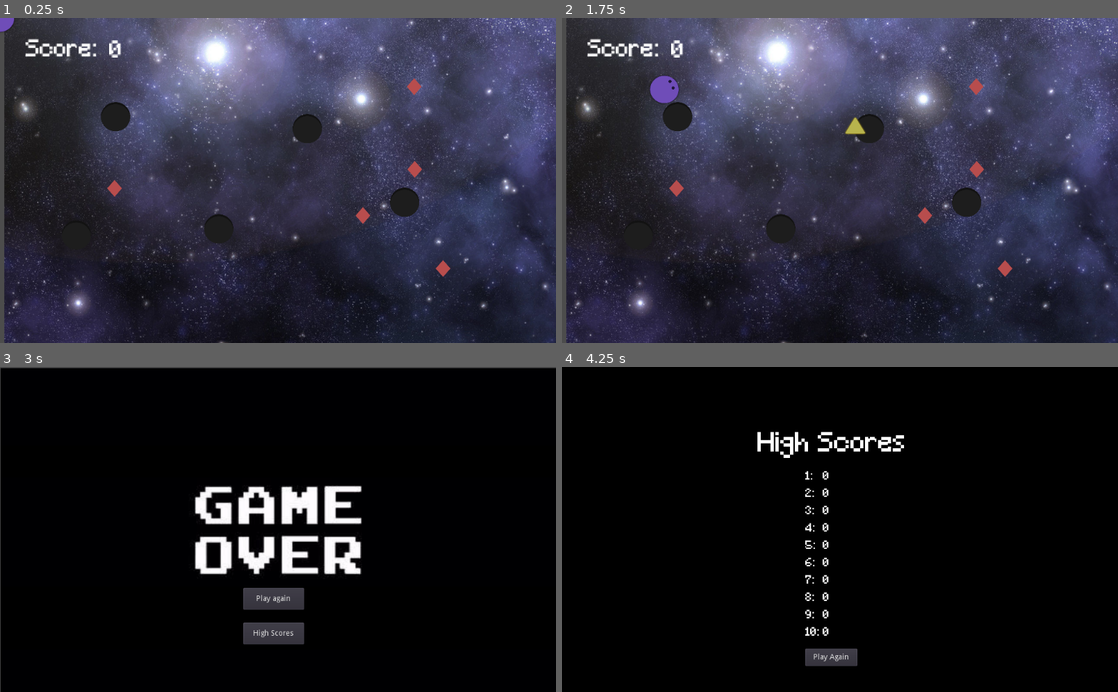
Above: before the commit, frames 1-4 (two rows, left to right).
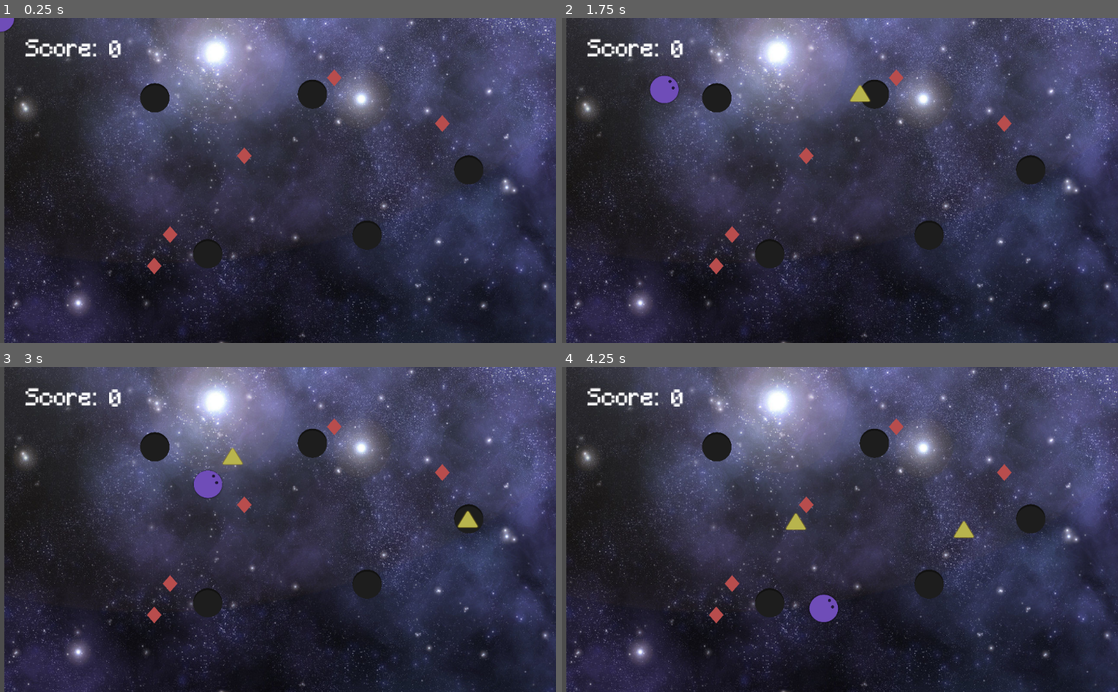
Above: after the commit, the same moments.

Repository: sennedjem/unq-ipv-minion1
Game: Godot game, scene res://scenes/Game.tscn
The game is run twice, just before and just after one commit, with the same random seed, the same clock (stepped at 60 frames per second) and the same inputs. Before the commit the project starts from res://scenes/Node2D.tscn.
Inputs (mouse positions are in pixels of both pictures, inside the frame that each line leads up to):
- Up to frame 1 (0.25 s): no input
- Up to frame 2 (1.75 s): tap Enter at 0.5 s; move the mouse to (962, 164) at 0.52 s; move the mouse to (728, 196) at 1.27 s
- Up to frame 3 (3 s): move the mouse to (333, 458) at 2.02 s; move the mouse to (250, 594) at 2.77 s
- Up to frame 4 (4.25 s): click (834, 633) at 3.5 s, where only the run before the commit has a clickable "High Scores"

The runs differ from the first frame. In frame 1, 3.9% of the frame differs, in the area x 11-87%, y 15-80%; in frame 2, 4.0%; in frame 3, 97%; in frame 4, 98%, in the area x 0-100%, y 0-100%.

Commit message:
refactor

Diff:
--- a/project.godot
+++ b/project.godot
@@ -16,5 +16,5 @@
 [application]
 
 config/name="IPV UNQ: Minion 1"
-run/main_scene="res://scenes/Node2D.tscn"
-config/icon="res://textures/violeta.png"
+run/main_scene="res://scenes/Game.tscn"
+config/icon="res://textures/Violeta.png"
--- a/scenes/Node2D.tscn
+++ b/scenes/Game.tscn
@@ -1,19 +1,19 @@
 [gd_scene load_steps=15 format=2]
 
-[ext_resource path="res://fonts/score.tres" type="DynamicFont" id=1]
-[ext_resource path="res://scenes/rombito.tscn" type="PackedScene" id=2]
-[ext_resource path="res://scenes/triangulito.tscn" type="PackedScene" id=3]
-[ext_resource path="res://backgrounds/gameover.jpg" type="Texture" id=4]
-[ext_resource path="res://scripts/peronsaje.gd" type="Script" id=5]
-[ext_resource path="res://fonts/font.ttf" type="DynamicFontData" id=6]
-[ext_resource path="res://scripts/Node2D.gd" type="Script" id=7]
-[ext_resource path="res://textures/violeta.png" type="Texture" id=8]
-[ext_resource path="res://backgrounds/background.jpg" type="Texture" id=9]
-[ext_resource path="res://backgrounds/fondonegro.jpg" type="Texture" id=10]
+[ext_resource path="res://backgrounds/GameOver.jpg" type="Texture" id=1]
+[ext_resource path="res://fonts/Score.tres" type="DynamicFont" id=2]
+[ext_resource path="res://fonts/font.ttf" type="DynamicFontData" id=3]
+[ext_resource path="res://scripts/Violeta.gd" type="Script" id=4]
+[ext_resource path="res://scenes/Triangulito.tscn" type="PackedScene" id=5]
+[ext_resource path="res://textures/Violeta.png" type="Texture" id=6]
+[ext_resource path="res://backgrounds/Background.jpg" type="Texture" id=7]
+[ext_resource path="res://scenes/Rombito.tscn" type="PackedScene" id=8]
+[ext_resource path="res://backgrounds/BlackBackground.jpg" type="Texture" id=9]
+[ext_resource path="res://scripts/Game.gd" type="Script" id=10]
 
 [sub_resource type="SpriteFrames" id=1]
 animations = [ {
-"frames": [ ExtResource( 8 ) ],
+"frames": [ ExtResource( 6 ) ],
 "loop": true,
 "name": "default",
 "speed": 5.0
@@ -24,30 +24,30 @@
 
 [sub_resource type="DynamicFont" id=3]
 size = 48
-font_data = ExtResource( 6 )
+font_data = ExtResource( 3 )
 
 [sub_resource type="DynamicFont" id=4]
 size = 21
-font_data = ExtResource( 6 )
-
-[node name="Node2D" type="Node2D"]
-script = ExtResource( 7 )
-rombito = ExtResource( 2 )
-triangulito = ExtResource( 3 )
-
-[node name="Personaje" type="KinematicBody2D" parent="."]
+font_data = ExtResource( 3 )
+
+[node name="Game" type="Node2D"]
+script = ExtResource( 10 )
+rombito = ExtResource( 8 )
+triangulito = ExtResource( 5 )
+
+[node name="Violeta" type="KinematicBody2D" parent="."]
 position = Vector2( 0.000488281, -0.000442505 )
-script = ExtResource( 5 )
-
-[node name="Dash" type="Timer" parent="Personaje"]
+script = ExtResource( 4 )
+
+[node name="Dash" type="Timer" parent="Violeta"]
 wait_time = 0.4
 
-[node name="AnimatedSprite" type="AnimatedSprite" parent="Personaje"]
+[node name="VioletaSprite" type="AnimatedSprite" parent="Violeta"]
 position = Vector2( -0.104212, 0.202454 )
 scale = Vector2( 0.242357, 0.233737 )
 frames = SubResource( 1 )
 
-[node name="CollisionShape2D" type="CollisionShape2D" parent="Personaje"]
+[node name="VioletaCollision" type="CollisionShape2D" parent="Violeta"]
 position = Vector2( -0.375975, 0.000396729 )
 shape = SubResource( 2 )
 
@@ -57,7 +57,7 @@
 margin_right = 98.0
 margin_bottom = 57.0
 rect_scale = Vector2( 2, 2 )
-custom_fonts/font = ExtResource( 1 )
+custom_fonts/font = ExtResource( 2 )
 text = "Score:"
 __meta__ = {
 "_edit_use_anchors_": false
@@ -68,18 +68,18 @@
 margin_top = 0.5
 margin_right = 126.5
 margin_bottom = 22.5
-custom_fonts/font = ExtResource( 1 )
+custom_fonts/font = ExtResource( 2 )
 text = "0"
 __meta__ = {
 "_edit_use_anchors_": false
 }
 
-[node name="background" type="Sprite" parent="."]
+[node name="GameBackground" type="Sprite" parent="."]
 visible = false
 position = Vector2( 516, 300 )
 scale = Vector2( 0.79375, 0.833333 )
 z_index = -2
-texture = ExtResource( 9 )
+texture = ExtResource( 7 )
 
 [node name="RombitosTimer" type="Timer" parent="."]
 wait_time = 6.0
@@ -89,15 +89,13 @@
 
 [node name="GameOver" type="CanvasLayer" parent="."]
 
-[node name="gameover" type="Sprite" parent="GameOver"]
-visible = false
+[node name="GameOverBackground" type="Sprite" parent="GameOver"]
 position = Vector2( 512.5, 301 )
 scale = Vector2( 1.7339, 1.8012 )
-texture = ExtResource( 4 )
-
-[node name="Button" type="Button" parent="GameOver"]
+texture = ExtResource( 1 )
+
+[node name="PlayAgainButton" type="Button" parent="GameOver"]
 process_priority = 1
-visible = false
 margin_left = 448.0
 margin_top = 408.0
 margin_right = 560.0
@@ -109,8 +107,7 @@
 "
 }
 
-[node name="Button2" type="Button" parent="GameOver"]
-visible = false
+[node name="HighScoresButton" type="Button" parent="GameOver"]
 margin_left = 448.0
 margin_top = 472.0
 margin_right = 560.0
@@ -122,13 +119,14 @@
 
 [node name="HighScores" type="CanvasLayer" parent="."]
 
-[node name="fondonegro" type="Sprite" parent="HighScores"]
+[node name="HighScoreBackground" type="Sprite" parent="HighScores"]
 visible = false
 position = Vector2( 512, 300 )
 scale = Vector2( 0.8, 0.833333 )
-texture = ExtResource( 10 )
+texture = ExtResource( 9 )
 
 [node name="HighScores" type="Label" parent="HighScores"]
+visible = false
 margin_left = 360.0
 margin_top = 120.0
 margin_right = 633.0
@@ -141,6 +139,7 @@
 }
 
 [node name="FirstPosition" type="Label" parent="HighScores"]
+visible = false
 margin_left = 448.0
 margin_top = 192.0
 margin_right = 472.0
@@ -155,7 +154,7 @@
 margin_left = 32.0
 margin_right = 101.0
 margin_bottom = 47.0
-custom_fonts/font = ExtResource( 1 )
+custom_fonts/font = ExtResource( 2 )
 text = "100000
 "
 __meta__ = {
@@ -163,6 +162,7 @@
 }
 
 [node name="SecondPosition" type="Label" parent="HighScores"]
+visible = false
 margin_left = 448.0
 margin_top = 224.0
 margin_right = 472.0
@@ -177,7 +177,7 @@
 margin_left = 32.0
 margin_right = 101.0
 margin_bottom = 47.0
-custom_fonts/font = ExtResource( 1 )
+custom_fonts/font = ExtResource( 2 )
 text = "100000
 "
 __meta__ = {
@@ -185,6 +185,7 @@
 }
 
 [node name="ThirdPosition" type="Label" parent="HighScores"]
+visible = false
 margin_left = 448.0
 margin_top = 256.0
 margin_right = 472.0
@@ -199,7 +200,7 @@
 margin_left = 32.0
 margin_right = 101.0
 margin_bottom = 47.0
-custom_fonts/font = ExtResource( 1 )
+custom_fonts/font = ExtResource( 2 )
 text = "100000
 "
 __meta__ = {
@@ -207,6 +208,7 @@
 }
 
 [node name="FourthPosition" type="Label" parent="HighScores"]
+visible = false
 margin_left = 448.0
 margin_top = 288.0
 margin_right = 472.0
@@ -221,7 +223,7 @@
 margin_left = 32.0
 margin_right = 101.0
 margin_bottom = 47.0
-custom_fonts/font = ExtResource( 1 )
+custom_fonts/font = ExtResource( 2 )
 text = "100000
 "
 __meta__ = {
@@ -229,6 +231,7 @@
 }
 
 [node name="FifthPosition" type="Label" parent="HighScores"]
+visible = false
 margin_left = 448.0
 margin_top = 320.0
 margin_right = 472.0
@@ -243,7 +246,7 @@
 margin_left = 32.0
 margin_right = 101.0
 margin_bottom = 47.0
-custom_fonts/font = ExtResource( 1 )
+custom_fonts/font = ExtResource( 2 )
 text = "100000
 "
 __meta__ = {
@@ -251,6 +254,7 @@
 }
 
 [node name="SixthPosition" type="Label" parent="HighScores"]
+visible = false
 margin_left = 448.0
 margin_top = 352.0
 margin_right = 472.0
@@ -265,7 +269,7 @@
 margin_left = 32.0
 margin_right = 101.0
 margin_bottom = 47.0
-custom_fonts/font = ExtResource( 1 )
+custom_fonts/font = ExtResource( 2 )
 text = "100000
 "
 __meta__ = {
@@ -273,6 +277,7 @@
 }
 
 [node name="SeventhPosition" type="Label" parent="HighScores"]
+visible = false
 margin_left = 448.0
 margin_top = 384.0
 margin_right = 472.0
@@ -287,7 +292,7 @@
 margin_left = 32.0
 margin_right = 101.0
 margin_bottom = 47.0
-custom_fonts/font = ExtResource( 1 )
+custom_fonts/font = ExtResource( 2 )
 text = "100000
 "
 __meta__ = {
@@ -295,6 +300,7 @@
 }
 
 [node name="EighthPosition" type="Label" parent="HighScores"]
+visible = false
 margin_left = 448.0
 margin_top = 416.0
 margin_right = 472.0
@@ -309,7 +315,7 @@
 margin_left = 32.0
 margin_right = 101.0
 margin_bottom = 47.0
-custom_fonts/font = ExtResource( 1 )
+custom_fonts/font = ExtResource( 2 )
 text = "100000
 "
 __meta__ = {
@@ -317,6 +323,7 @@
 }
 
 [node name="NinthPosition" type="Label" parent="HighScores"]
+visible = false
 margin_left = 448.0
 margin_top = 448.0
 margin_right = 472.0
@@ -331,7 +338,7 @@
 margin_left = 32.0
 margin_right = 101.0
 margin_bottom = 47.0
-custom_fonts/font = ExtResource( 1 )
+custom_fonts/font = ExtResource( 2 )
 text = "100000
 "
 __meta__ = {
@@ -339,6 +346,7 @@
 }
 
 [node name="TenthPosition" type="Label" parent="HighScores"]
+visible = false
 margin_left = 448.0
 margin_top = 480.0
 margin_right = 474.0
@@ -353,7 +361,7 @@
 margin_left = 32.0
 margin_right = 101.0
 margin_bottom = 47.0
-custom_fonts/font = ExtResource( 1 )
+custom_fonts/font = ExtResource( 2 )
 text = "100000
 "
 __meta__ = {
@@ -361,6 +369,7 @@
 }
 
 [node name="PlayAgainButton" type="Button" parent="HighScores"]
+visible = false
 margin_left = 448.0
 margin_top = 520.0
 margin_right = 544.0
@@ -369,9 +378,9 @@
 __meta__ = {
 "_edit_use_anchors_": false
 }
-[connection signal="timeout" from="Personaje/Dash" to="Personaje" method="_on_Dash_timeout"]
+[connection signal="timeout" from="Violeta/Dash" to="Violeta" method="_on_Dash_timeout"]
 [connection signal="timeout" from="RombitosTimer" to="." method="_on_Timer_timeout"]
 [connection signal="timeout" from="TriangulosTimer" to="." method="_on_TriangulosTimer_timeout"]
-[connection signal="pressed" from="GameOver/Button" to="." method="_on_Button_pressed"]
-[connection signal="pressed" from="GameOver/Button2" to="." method="_on_Button2_pressed"]
+[connection signal="pressed" from="GameOver/PlayAgainButton" to="." method="_on_Button_pressed"]
+[connection signal="pressed" from="GameOver/HighScoresButton" to="." method="_on_Button2_pressed"]
 [connection signal="pressed" from="HighScores/PlayAgainButton" to="." method="_on_PlayAgainButton_pressed"]
--- a/scenes/rombito.tscn
+++ b/scenes/Rombito.tscn
@@ -1,7 +1,9 @@
 [gd_scene load_steps=4 format=2]
 
-[ext_resource path="res://scripts/rombito.gd" type="Script" id=1]
-[ext_resource path="res://textures/rombito.png" type="Texture" id=2]
+[ext_resource path="res://scripts/Rombito.gd" type="Script" id=1]
+[ext_resource path="res://textures/Rombito.png" type="Texture" id=2]
+
+
 
 
 
--- a/scenes/triangulito.tscn
+++ b/scenes/Triangulito.tscn
@@ -1,7 +1,9 @@
 [gd_scene load_steps=4 format=2]
 
-[ext_resource path="res://textures/triangulito.png" type="Texture" id=1]
-[ext_resource path="res://scripts/triangulito.gd" type="Script" id=2]
+[ext_resource path="res://textures/Triangulito.png" type="Texture" id=1]
+[ext_resource path="res://scripts/Triangulito.gd" type="Script" id=2]
+
+
 
 
 
--- a/scripts/Node2D.gd
+++ b/scripts/Game.gd
@@ -8,15 +8,14 @@
 var rombitos = []
 var triangulitos = []
 var randomizer = RandomNumberGenerator.new()
-var textura_negro = preload("res://textures/negro.png")
-var scale_negro = Vector2(0.2,0.2)
+var texture_agujero = preload("res://textures/Agujero.png")
 var maxQntyTriangulitos = 10
 var score = 0
 var maxScores = [0,0,0,0,0,0,0,0,0,0]
 
 func _process(delta):
 	for triangle in triangulitos:
-		triangle.player_position = $Personaje.position
+		triangle.player_position = $Violeta.position
 
 # Called when the node enters the scene tree for the first time.
 func _ready():
@@ -51,6 +50,7 @@
 		add_child(rombitos[i])
 
 func _instance_agujeros():
+	var scale_negro = Vector2(0.2,0.2)
 	var position_negro
 	for i in range(0, 5):
 		var agujero
@@ -58,11 +58,19 @@
 		position_negro = _get_position_vector()
 		agujero.set_position(position_negro)
 		agujero.z_index=-1
-		agujero.set_texture(textura_negro)
+		agujero.set_texture(texture_agujero)
 		agujero.set_scale(scale_negro)
 		agujeros.insert(i,agujero)
 		add_child(agujeros[i])
 
+func _instance_new_triangle():
+	var trianguloCreado = triangulito.instance()
+	var position_triangulo = _generate_random_vector()
+	var agujero = agujeros[round(randomizer.randf_range(0,4))]
+	trianguloCreado.set_position(agujero.position)
+	trianguloCreado.connect("body_entered",self,"_triangulo_touched")
+	triangulitos.insert(0,trianguloCreado)
+	add_child(triangulitos[0])
 
 func _on_Timer_timeout():
 	_instance_rombitos()
@@ -72,15 +80,6 @@
 		_delete_older_triangle()
 	else:
 		_instance_new_triangle()
-
-func _instance_new_triangle():
-	var trianguloCreado = triangulito.instance()
-	var position_triangulo = _generate_random_vector()
-	var agujero = agujeros[round(randomizer.randf_range(0,4))]
-	trianguloCreado.set_position(agujero.position)
-	trianguloCreado.connect("body_entered",self,"_triangulo_touched")
-	triangulitos.insert(0,trianguloCreado)
-	add_child(triangulitos[0])
 
 func _full_triangles():
 	return triangulitos.size()==maxQntyTriangulitos
@@ -93,43 +92,53 @@
 func _generate_random_vector():
 	return Vector2(randomizer.randf_range(100, 868),randomizer.randf_range(100, 464))
 
+func _clean_array(arrayName):
+	for i in self[arrayName]:
+		i.hide()
+		i.queue_free()
+	self[arrayName] = []
+
+func _clean_game_scene():
+	$Violeta.hide()
+	$Score.hide()
+	$GameBackground.hide()
+	_clean_array("agujeros")
+	_clean_array("triangulitos")
+	_clean_array("rombitos")
+
+func sort_ascending(a, b):
+	if a > b:
+		return true
+	return false
+
+func _update_score():
+	maxScores.append(score)
+	maxScores.sort_custom(self,"sort_ascending")
+	score = 0
+	$Score/ScoreQuantity.text = str(score)
+
+func _show_game_over_screen():
+	$GameOver/PlayAgainButton.show()
+	$GameOver/GameOverBackground.show()
+	$GameOver/HighScoresButton.show()
+
 func _game_over():
 	$TriangulosTimer.stop()
 	$RombitosTimer.stop()
-	for agujero in agujeros:
-		agujero.hide()
-		agujero.queue_free()
-	agujeros = []
-	for triangulo in triangulitos:
-		triangulo.hide()
-		triangulo.queue_free()
-	triangulitos = []
-	for rombito in rombitos:
-		rombito.hide()
-		rombito.queue_free()
-	rombitos = []
-	$Personaje.hide()
-	$Score.hide()
-	$background.hide()
-	maxScores.append(score)
-	maxScores.sort_custom(self,"sort_ascending")
-	print(maxScores)
-	score = 0
-	$Score/ScoreQuantity.text = str(score)
-	$GameOver/Button.show()
-	$GameOver/gameover.show()
-	$GameOver/Button2.show()
+	_clean_game_scene()
+	_update_score()
+	_show_game_over_screen()
 
 func _initialize_game():
-	$HighScores/fondonegro.hide()
+	$HighScores/HighScoreBackground.hide()
 	$HighScores/PlayAgainButton.hide()
-	$background.show()
+	$GameBackground.show()
 	$Score.show()
-	$Personaje.show()
-	$Personaje.set_position(Vector2(0,0))
-	$GameOver/Button.hide()
-	$GameOver/gameover.hide()
-	$GameOver/Button2.hide()
+	$Violeta.show()
+	$Violeta.set_position(Vector2(0,0))
+	$GameOver/PlayAgainButton.hide()
+	$GameOver/GameOverBackground.hide()
+	$GameOver/HighScoresButton.hide()
 	$HighScores/HighScores.hide()
 	$HighScores/FirstPosition.hide()
 	$HighScores/SecondPosition.hide()
@@ -147,23 +156,18 @@
 	$TriangulosTimer.start()
 
 func _triangulo_touched(body):
-	if(body.name == "Personaje"):
+	if(body.name == "Violeta"):
 		_game_over()
-
-func sort_ascending(a, b):
-	if a > b:
-		return true
-	return false
 
 func _on_Button_pressed():
 	_ready()
 
 
 func _on_Button2_pressed():
-	$GameOver/Button.hide()
-	$GameOver/gameover.hide()
-	$GameOver/Button2.hide()
-	$HighScores/fondonegro.show()
+	$GameOver/PlayAgainButton.hide()
+	$GameOver/GameOverBackground.hide()
+	$GameOver/HighScoresButton.hide()
+	$HighScores/HighScoreBackground.show()
 	$HighScores/PlayAgainButton.show()
 	$HighScores/HighScores.show()
 	$HighScores/FirstPosition/Score.text = str(maxScores[0])
--- a/scripts/Sprite.gd
+++ /dev/null
@@ -1,24 +0,0 @@
-extends Sprite
-
-
-
-# Declare member variables here. Examples:
-# var a = 2
-# var b = "text"
-const pointer_treshold = 50.0
-const velocidad_escalar = 10.0
-var velocidad = Vector2(0,0)
-
-# Called when the node enters the scene tree for the first time.
-func _ready():
-	pass # Replace with function body.
-
-
-# Called every frame. 'delta' is the elapsed time since the previous frame.
-func _physics_process(delta):
-	var puntero = get_local_mouse_position()
-	if puntero.length() > pointer_treshold:
-		var direccion = puntero.normalized()
-		#print(puntero.length())
-		#print(direccion)
-		position += direccion * (velocidad_escalar*20) * delta
Renamed: backgrounds/background.jpg -> backgrounds/Background.jpg
Not shown, changed: backgrounds/Background.jpg.import
Renamed: backgrounds/fondonegro.jpg -> backgrounds/BlackBackground.jpg
Not shown, changed: backgrounds/BlackBackground.jpg.import
Renamed: backgrounds/gameover.jpg -> backgrounds/GameOver.jpg
Not shown, changed: backgrounds/GameOver.jpg.import
Renamed: fonts/score.tres -> fonts/Score.tres
Renamed: scripts/rombito.gd -> scripts/Rombito.gd
Renamed: scripts/triangulito.gd -> scripts/Triangulito.gd
Renamed: scripts/peronsaje.gd -> scripts/Violeta.gd
Renamed: textures/negro.png -> textures/Agujero.png
Not shown, changed: textures/Agujero.png.import
(and 6 more such lines)
